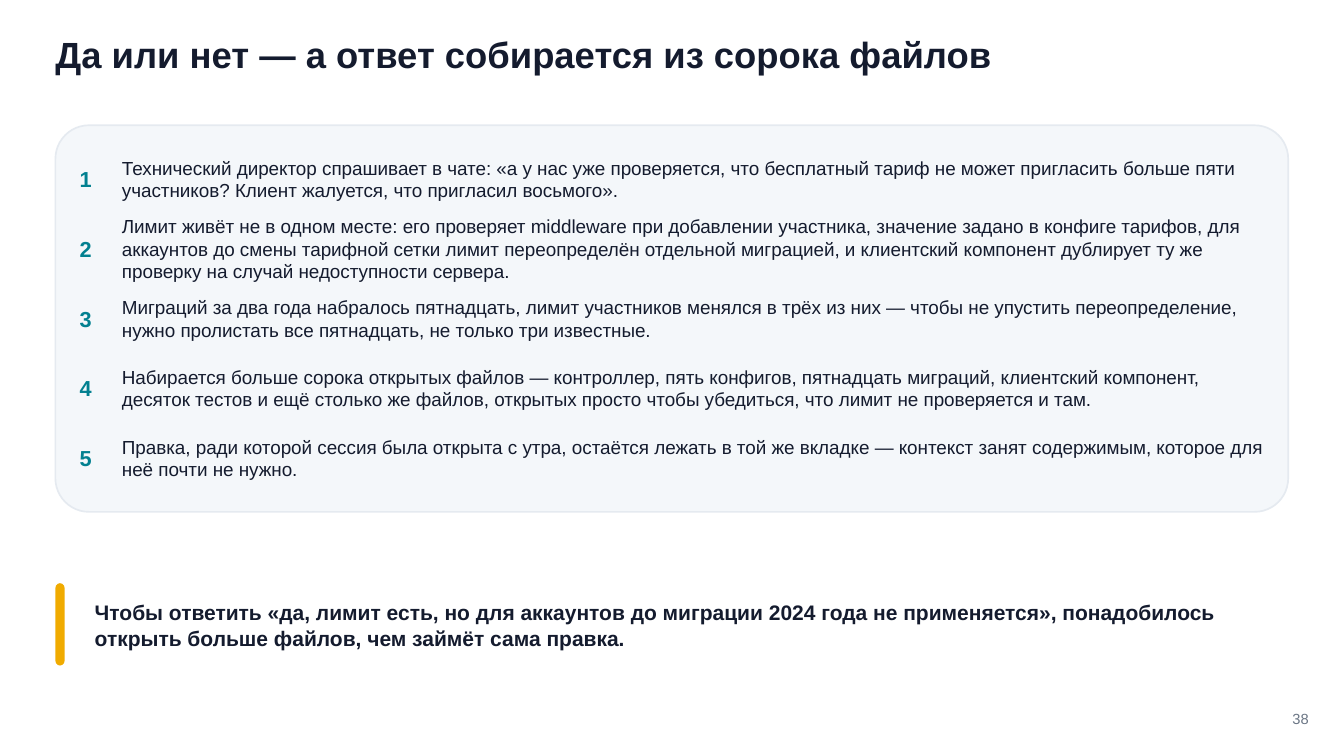
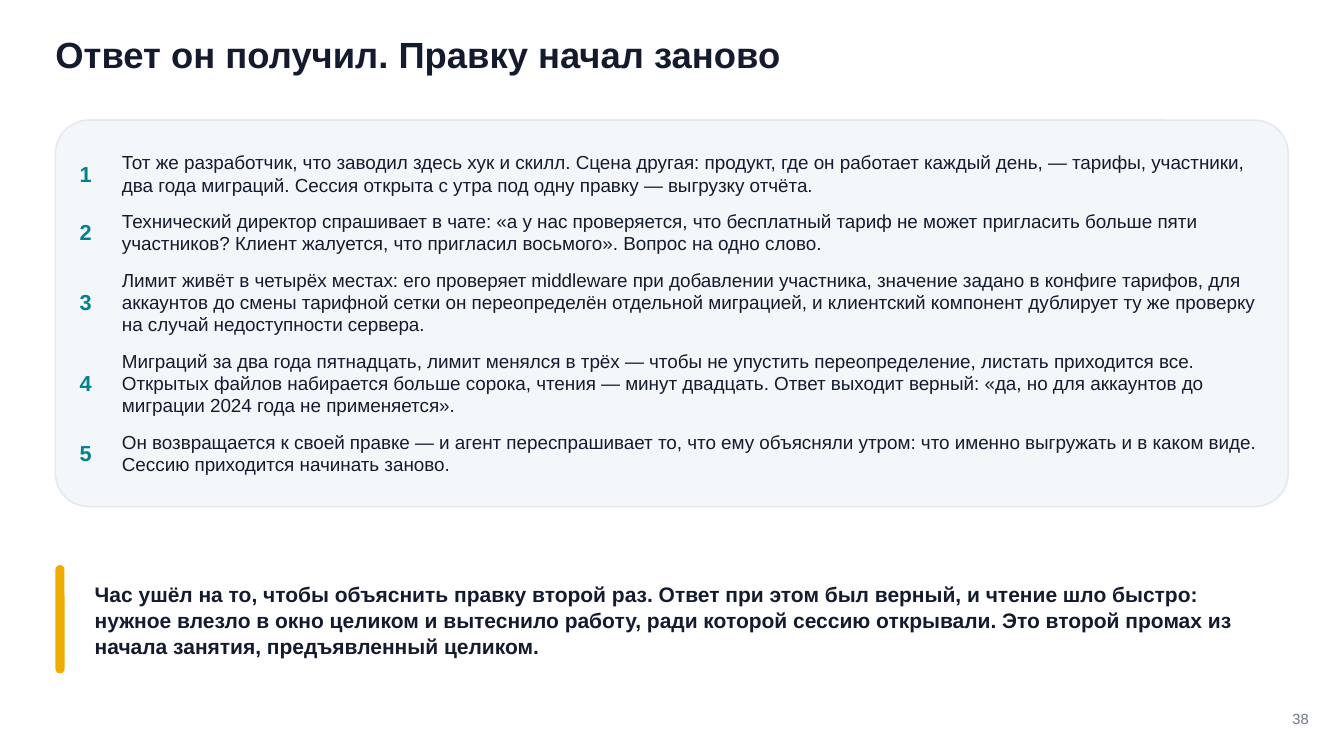
Before and after one commit to tellina-study/AI-usage-lessons, a slide deck: slide 38 of library/seminars/sem-06/rendered/sem-06.pptx. Drawn at 1344x756 pixels with LibreOffice and Linux fonts; fonts in the diff are those of the drawing. Boxes give left, top, right and bottom in pixels: in the first picture for what was removed or moved away, otherwise in the second. Text is boxed around its words. In the diff, an @@ line names an element or a change of style, - is before the commit and + after.

Commit message:
#225 Семинар 6: сведение пересмотра — шесть расхождений сквозной истории выправлены, 38 файлов переименованы, две главы разрезаны

```diff
--- a/library/seminars/sem-06/rendered/sem-06.pptx
+++ b/library/seminars/sem-06/rendered/sem-06.pptx
@@ text at [55, 42, 780, 76]: text changed @@
-Да или нет — а ответ собирается из сорока файлов
+Ответ он получил. Правку начал заново
@@ 3 texts, 1 rounded rectangle: place and size @@
-3 texts, 1 rounded rectangle at [55, 125, 1289, 511]
+3 texts, 1 rounded rectangle at [55, 120, 1289, 506]
@@ text added at [122, 155, 1244, 196], 13.5 pt, text #141B2E @@
+Тот же разработчик, что заводил здесь хук и скилл. Сцена другая: продукт, где он работает каждый день, — тарифы, участники, два года миграций. Сессия открыта с утра под одну правку — выгрузку отчёта.
@@ text "2": place and size @@
-text "2" at [80, 242, 92, 257]
+text "2" at [80, 225, 92, 240]
@@ text at [122, 214, 1198, 254]: text changed @@
-Технический директор спрашивает в чате: «а у нас уже проверяется, что бесплатный тариф не может пригласить больше пяти участников? Клиент жалуется, что пригласил восьмого».
+Технический директор спрашивает в чате: «а у нас проверяется, что бесплатный тариф не может пригласить больше пяти участников? Клиент жалуется, что пригласил восьмого». Вопрос на одно слово.
@@ text "3": place and size @@
-text "3" at [80, 312, 92, 328]
+text "3" at [80, 295, 92, 311]
@@ text at [122, 273, 1255, 335]: text changed @@
-Лимит живёт не в одном месте: его проверяет middleware при добавлении участника, значение задано в конфиге тарифов, для аккаунтов до смены тарифной сетки лимит переопределён отдельной миграцией, и клиентский компонент дублирует ту же проверку на случай недоступности сервера.
+Лимит живёт в четырёх местах: его проверяет middleware при добавлении участника, значение задано в конфиге тарифов, для аккаунтов до смены тарифной сетки он переопределён отдельной миграцией, и клиентский компонент дублирует ту же проверку на случай недоступности сервера.
@@ text removed at [122, 300, 1237, 341] @@
-Миграций за два года набралось пятнадцать, лимит участников менялся в трёх из них — чтобы не упустить переопределение, нужно пролистать все пятнадцать, не только три известные.
@@ text at [122, 354, 1203, 416]: text changed @@
-Набирается больше сорока открытых файлов — контроллер, пять конфигов, пятнадцать миграций, клиентский компонент, десяток тестов и ещё столько же файлов, открытых просто чтобы убедиться, что лимит не проверяется и там.
+Миграций за два года пятнадцать, лимит менялся в трёх — чтобы не упустить переопределение, листать приходится все. Открытых файлов набирается больше сорока, чтения — минут двадцать. Ответ выходит верный: «да, но для аккаунтов до миграции 2024 года не применяется».
@@ text at [122, 435, 1256, 475]: text changed @@
-Правка, ради которой сессия была открыта с утра, остаётся лежать в той же вкладке — контекст занят содержимым, которое для неё почти не нужно.
+Он возвращается к своей правке — и агент переспрашивает то, что ему объясняли утром: что именно выгружать и в каком виде. Сессию приходится начинать заново.
@@ rounded rectangle: place and size @@
-rounded rectangle at [55, 584, 65, 666]
+rounded rectangle at [55, 566, 65, 674]
@@ text at [95, 586, 1231, 658]: text changed @@
-Чтобы ответить «да, лимит есть, но для аккаунтов до миграции 2024 года не применяется», понадобилось открыть больше файлов, чем займёт сама правка.
+Час ушёл на то, чтобы объяснить правку второй раз. Ответ при этом был верный, и чтение шло быстро: нужное влезло в окно целиком и вытеснило работу, ради которой сессию открывали. Это второй промах из начала занятия, предъявленный целиком.
```
Also in this commit, not shown: 33 other slides changed, 8 slides added, 8 slides removed, 59 other files.
